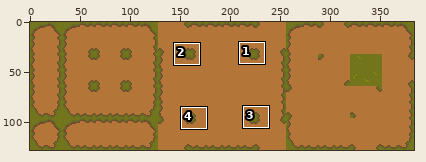
One commit to this pixel-art file: assets/384x128.aseprite. The picture above shows the old version from afar; the outline marks the close-up.
Close-up. Before the edit:
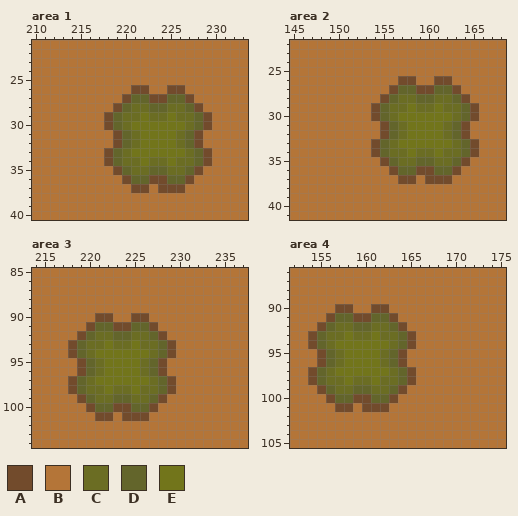
384x128 pixels, 1 frame. Shown: area 1: x 210..233, y 21..40; area 2: x 145..168, y 22..41; area 3: x 214..237, y 85..104; area 4: x 152..175, y 86..105. The commit also changed other parts of the picture, which this record leaves out.
Palette (. is transparent): A #724b2c  B #b47538  C #6b6d23  D #63652b  E #72751b
After:
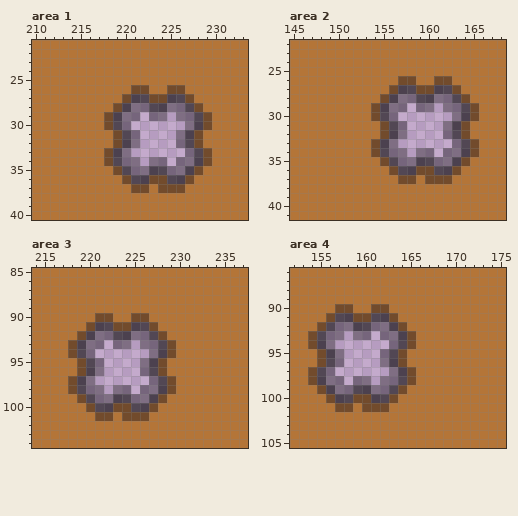
Diff:
{"colour":"C","old":"#6b6d23","new":"#0504035c"}
{"colour":"D","old":"#63652b","new":"#05040398"}
{"where": "area 1, layer \"tileset_camino\""}
{"y":29,"x":222,"old":"E","new":"."}
{"y":29,"x":225,"old":"E","new":"."}
{"y":30,"x":221,"old":"EEEEEE","new":"......"}
{"y":31,"x":222,"old":"EEEE","new":"...."}
{"y":32,"x":222,"old":"EEEE","new":"...."}
{"y":33,"x":221,"old":"EEEEEE","new":"......"}
{"y":34,"x":222,"old":"E","new":"."}
{"y":34,"x":225,"old":"E","new":"."}
{"where": "area 2, layer \"tileset_camino\""}
{"y":29,"x":158,"old":"E","new":"."}
{"y":29,"x":161,"old":"E","new":"."}
{"y":30,"x":157,"old":"EEEEEE","new":"......"}
{"y":31,"x":158,"old":"EEEE","new":"...."}
{"y":32,"x":158,"old":"EEEE","new":"...."}
{"y":33,"x":157,"old":"EEEEEE","new":"......"}
{"y":34,"x":158,"old":"E","new":"."}
{"y":34,"x":161,"old":"E","new":"."}
{"where": "area 3, layer \"tileset_camino\""}
{"y":93,"x":222,"old":"E","new":"."}
{"y":93,"x":225,"old":"E","new":"."}
{"y":94,"x":221,"old":"EEEEEE","new":"......"}
{"y":95,"x":222,"old":"EEEE","new":"...."}
{"y":96,"x":222,"old":"EEEE","new":"...."}
{"y":97,"x":221,"old":"EEEEEE","new":"......"}
{"y":98,"x":222,"old":"E","new":"."}
{"y":98,"x":225,"old":"E","new":"."}
{"where": "area 4, layer \"tileset_camino\""}
{"y":93,"x":158,"old":"E","new":"."}
{"y":93,"x":161,"old":"E","new":"."}
{"y":94,"x":157,"old":"EEEEEE","new":"......"}
{"y":95,"x":158,"old":"EEEE","new":"...."}
{"y":96,"x":158,"old":"EEEE","new":"...."}
{"y":97,"x":157,"old":"EEEEEE","new":"......"}
{"y":98,"x":158,"old":"E","new":"."}
{"y":98,"x":161,"old":"E","new":"."}
